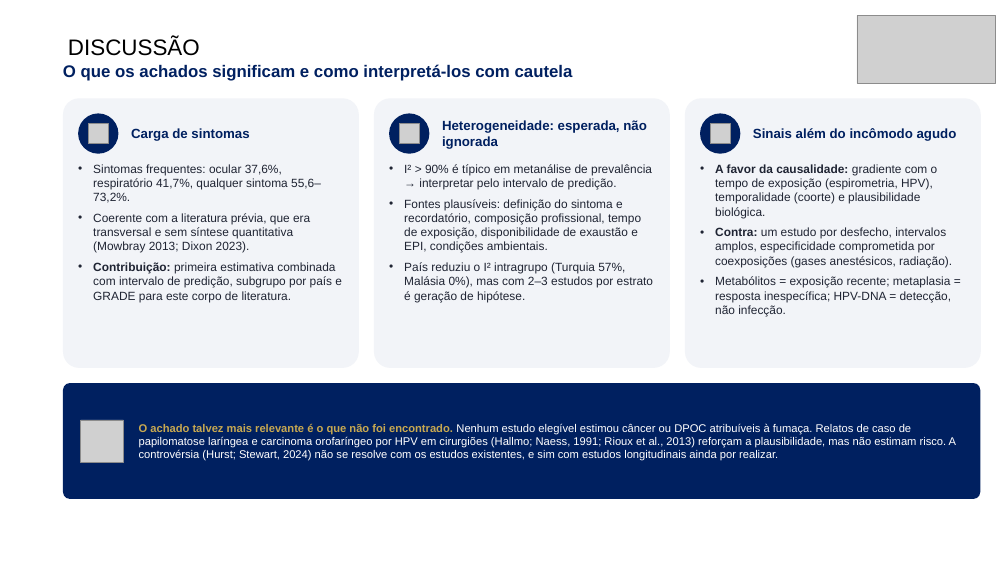
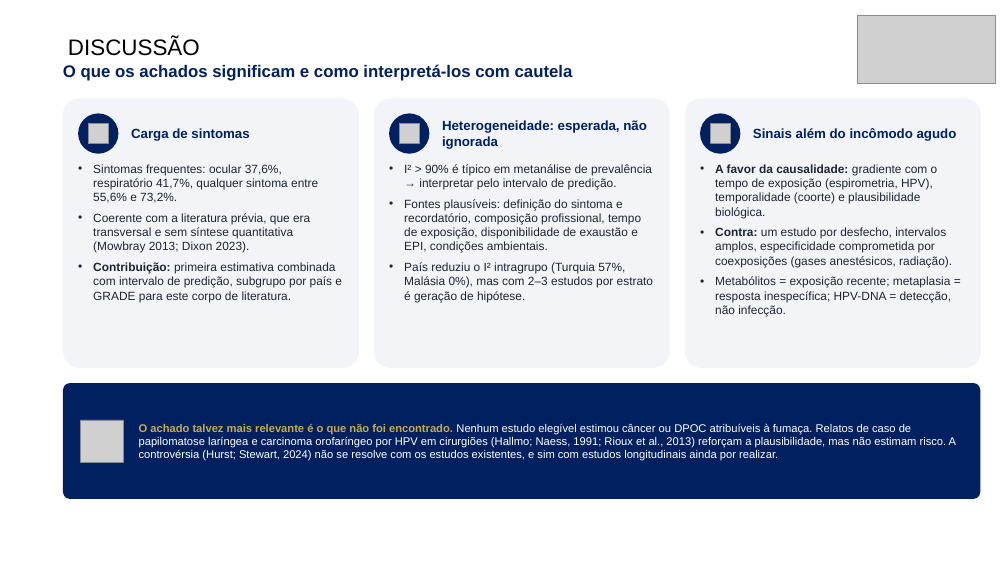
Before and after one commit to ravibuzz/IC-fumaca, a slide deck: slide 14 of apresentacao/SEMICA_Fumaca_Cirurgica_Baccaro.pptx. Drawn at 1008x567 pixels with LibreOffice and Linux fonts; fonts in the diff are those of the drawing; grey boxes stand for pictures; background and template pictures are left out. Boxes give left, top, right and bottom in pixels: in the first picture for what was removed or moved away, otherwise in the second. Text is boxed around its words. In the diff, an @@ line names an element or a change of style, - is before the commit and + after.

```diff
--- a/apresentacao/SEMICA_Fumaca_Cirurgica_Baccaro.pptx
+++ b/apresentacao/SEMICA_Fumaca_Cirurgica_Baccaro.pptx
@@ text at (93, 164, 318, 203): text changed @@
-• Sintomas frequentes: ocular 37,6%, respiratório 41,7%, qualquer sintoma 55,6–73,2%.
+• Sintomas frequentes: ocular 37,6%, respiratório 41,7%, qualquer sintoma entre 55,6% e 73,2%.
```
Also in this commit, not shown: 14 other slides changed, 3 other files.
